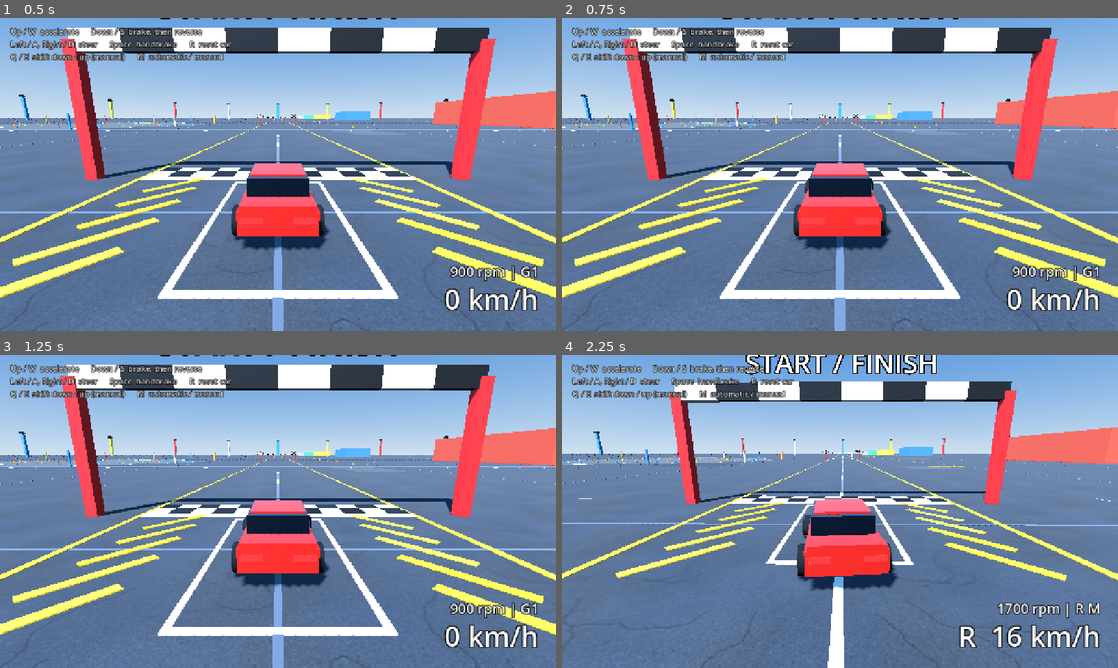
Above: before the commit, frames 1-4 (two rows, left to right).
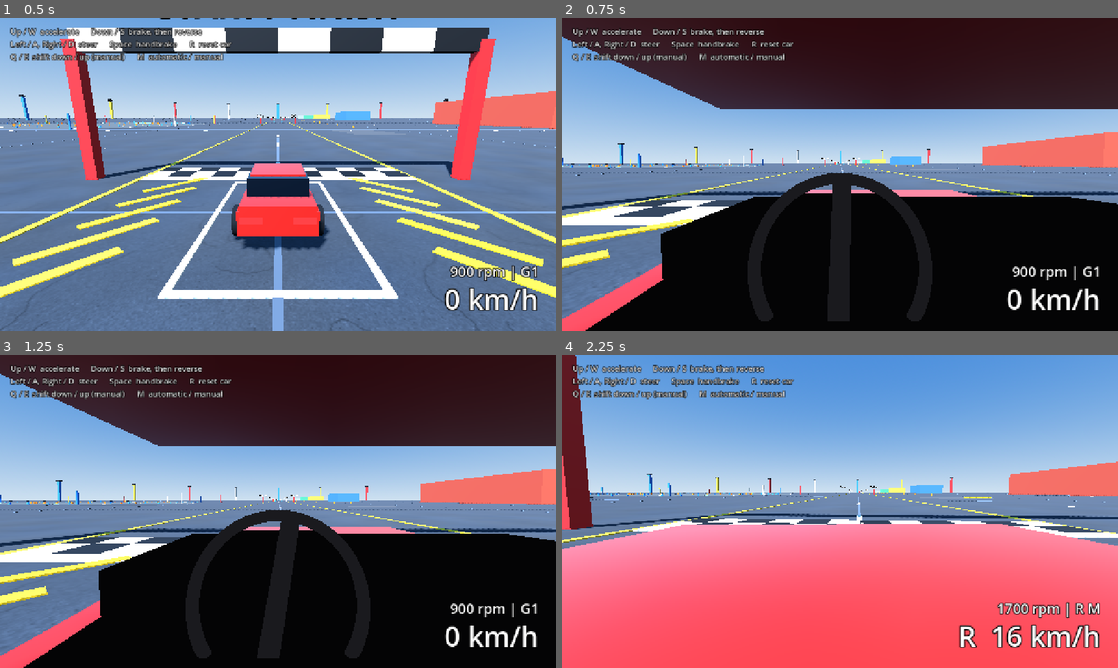
Above: after the commit, the same moments.

Repository: kokosro/factory-driver
Game: Godot game, scene res://scenes/main.tscn
Two runs of this game, one before a commit and one after it. Both use one fixed random seed, a clock stepped at 60 frames per second and the inputs below.
Inputs:
- Up to frame 1 (0.5 s): no input
- Up to frame 2 (0.75 s): tap Enter at 0.5 s; hold Right (steer_right) from 0.53 s (still down); tap C (camera_cycle) at 0.6 s
- Up to frame 3 (1.25 s): keep holding Right (steer_right)
- Up to frame 4 (2.25 s): tap R (reset_car) at 1.25 s; release Right (steer_right) at 1.28 s; hold Down (brake) 1.28-2.03 s; tap C (camera_cycle) at 1.35 s; hold Right (steer_right) from 2.03 s (still down); tap M (toggle_gearbox) at 2.1 s

Frame 1 is identical in both runs. In frame 2, 89% of the frame differs, in the area x 0-100%, y 0-100%; in frame 3, 89%; in frame 4, 91%.

Commit message:
Camera: cockpit, front and overhead views cycled with C, cockpit dashboard from primitives

Diff:
--- a/scripts/chase_camera.gd
+++ b/scripts/chase_camera.gd
@@ -1,7 +1,13 @@
 extends Camera3D
-## Third-person chase camera. Swings in behind the car's heading and trails its
-## position with a little lag, so the car visibly moves against the frame when
-## it accelerates, brakes or turns.
+## The game's one camera. Starts as a third-person chase camera that swings in
+## behind the car's heading and trails its position with a little lag, so the
+## car visibly moves against the frame when it accelerates, brakes or turns.
+## The camera_cycle action steps through the other views: cockpit, front
+## (bonnet) and overhead, then back to chase.
+
+enum Mode { CHASE, COCKPIT, FRONT, OVERHEAD }
+
+const MODE_NAMES: Array[String] = ["chase", "cockpit", "front", "overhead"]
 
 # --- Tuning ------------------------------------------------------------------
 
@@ -26,9 +32,92 @@
 const FOV_AT_REST := 65.0
 const FOV_AT_MAX_SPEED := 82.0
 
+# --- Modes -------------------------------------------------------------------
+# Offsets are in the car's own space: origin on the ground under the middle of
+# the car, nose towards -Z, +X to the driver's right, +Y up. Cockpit and front
+# are fixed rigidly to the car, with no lag.
+
+## Cockpit: the driver's eye, inside the cabin box on the left-hand seat [m].
+## The cabin's walls face outwards, so from in here they are not drawn; the
+## bonnet ahead and the roof above are.
+const COCKPIT_EYE := Vector3(-0.32, 1.12, 0.1)
+
+## Cockpit: downward tilt of the view [degrees].
+const COCKPIT_PITCH_DEG := 3.0
+
+## Cockpit: field of view at standstill and at top speed [degrees].
+const COCKPIT_FOV_AT_REST := 72.0
+const COCKPIT_FOV_AT_MAX_SPEED := 84.0
+
+## Cockpit: near clip plane [m], close enough to keep the steering wheel whole.
+const COCKPIT_NEAR := 0.03
+
+## Cockpit dashboard silhouette: centre and size of the panel across the base
+## of the windscreen [m] ...
+const DASH_PANEL_CENTRE := Vector3(0.0, 0.91, -0.6)
+const DASH_PANEL_SIZE := Vector3(1.4, 0.12, 0.5)
+
+## ... the instrument cowl on top of it, in front of the driver [m] ...
+const DASH_COWL_CENTRE := Vector3(-0.32, 0.995, -0.5)
+const DASH_COWL_SIZE := Vector3(0.36, 0.05, 0.2)
+
+## ... a dark floor over the cabin's footprint, so a glance down does not show
+## the top of the painted body [m] ...
+const DASH_FLOOR_CENTRE := Vector3(0.0, 0.86, 0.25)
+const DASH_FLOOR_SIZE := Vector3(1.4, 0.02, 1.9)
+
+## ... and the steering wheel: hub position, rim radius, rim thickness [m], how
+## far the wheel leans back from upright, and how far it turns at full lock
+## [degrees].
+const WHEEL_CENTRE := Vector3(-0.32, 0.95, -0.27)
+const WHEEL_RADIUS := 0.16
+const WHEEL_RIM_THICKNESS := 0.022
+const WHEEL_LEAN_DEG := 20.0
+const WHEEL_LOCK_DEG := 100.0
+
+const DASH_COLOR := Color(0.035, 0.035, 0.04, 1)
+const WHEEL_COLOR := Color(0.1, 0.1, 0.11, 1)
+
+## Front: on the bonnet, far enough back that its leading edge is in shot [m].
+const FRONT_EYE := Vector3(0.0, 1.0, -1.0)
+
+## Front: downward tilt of the view [degrees].
+const FRONT_PITCH_DEG := 5.0
+
+## Front: field of view at standstill and at top speed [degrees].
+const FRONT_FOV_AT_REST := 70.0
+const FRONT_FOV_AT_MAX_SPEED := 86.0
+
+## Overhead: straight down, north (-Z, the way the tests run) always up the
+## screen. The view does not turn with the car, so spins stay readable and the
+## ground holds still for parking. Height above the car at standstill and at
+## top speed [m]: low for placing the car in a box, high to see ahead.
+const OVERHEAD_HEIGHT_AT_REST := 26.0
+const OVERHEAD_HEIGHT_AT_MAX_SPEED := 40.0
+
+## Overhead: field of view [degrees].
+const OVERHEAD_FOV := 55.0
+
+## Overhead: the view centres on where the car will be in this many seconds ...
+const OVERHEAD_LEAD_TIME := 0.25
+
+## ... and how quickly that lead and the height follow the car's speed [1/s].
+const OVERHEAD_FOLLOW_RATE := 3.0
+
+## Overhead: screen-right is +X, screen-up is -Z, and the camera looks down -Y.
+const OVERHEAD_BASIS := Basis(Vector3(1, 0, 0), Vector3(0, 0, -1), Vector3(0, 1, 0))
+
 @export var target: ArcadeCar
 
+## The active view. Change it with set_mode() or cycle_mode().
+var mode := Mode.CHASE
+
 var _yaw := 0.0
+var _default_near := 0.05
+var _overhead_lead := Vector3.ZERO
+var _overhead_height := OVERHEAD_HEIGHT_AT_REST
+var _dashboard: Node3D
+var _steering_wheel: Node3D
 
 
 func _ready() -> void:
@@ -36,16 +125,70 @@
 	# transform, so engine physics interpolation must stay out of its way.
 	physics_interpolation_mode = Node.PHYSICS_INTERPOLATION_MODE_OFF
 	top_level = true
+	_default_near = near
 	if target:
-		_yaw = target.global_rotation.y
-		global_position = _ideal_position(target.global_position)
-		_aim_at(target.global_position)
+		_build_dashboard()
+		set_mode(Mode.CHASE)
+
+
+func _physics_process(_delta: float) -> void:
+	# Polled here, like the car's own keys.
+	if Input.is_action_just_pressed("camera_cycle"):
+		cycle_mode()
 
 
 func _process(delta: float) -> void:
 	if not target:
 		return
 	var target_xform := target.get_global_transform_interpolated()
+	match mode:
+		Mode.CHASE:
+			_update_chase(target_xform, delta)
+		Mode.COCKPIT:
+			_update_cockpit(target_xform)
+		Mode.FRONT:
+			_update_front(target_xform)
+		Mode.OVERHEAD:
+			_update_overhead(target_xform, delta)
+
+
+## Name of the active view: "chase", "cockpit", "front" or "overhead".
+func mode_name() -> String:
+	return MODE_NAMES[mode]
+
+
+## Steps to the next view, wrapping back to chase after the last.
+func cycle_mode() -> void:
+	set_mode(((mode + 1) % Mode.size()) as Mode)
+
+
+## Cuts straight to a view, placing the camera where that view wants it now.
+func set_mode(new_mode: Mode) -> void:
+	mode = new_mode
+	near = COCKPIT_NEAR if mode == Mode.COCKPIT else _default_near
+	if _dashboard:
+		_dashboard.visible = mode == Mode.COCKPIT
+	if not target:
+		return
+	var target_xform := target.global_transform
+	match mode:
+		Mode.CHASE:
+			_yaw = target.global_rotation.y
+			global_position = _ideal_position(target_xform.origin)
+			_update_chase(target_xform, 0.0)
+		Mode.COCKPIT:
+			_update_cockpit(target_xform)
+		Mode.FRONT:
+			_update_front(target_xform)
+		Mode.OVERHEAD:
+			_overhead_lead = _overhead_lead_target()
+			_overhead_height = _overhead_height_target()
+			_update_overhead(target_xform, 0.0)
+
+
+# --- Chase ---------------------------------------------------------------------
+
+func _update_chase(target_xform: Transform3D, delta: float) -> void:
 	var target_yaw := target_xform.basis.get_euler().y
 
 	_yaw = lerp_angle(_yaw, target_yaw, 1.0 - exp(-YAW_FOLLOW_RATE * delta))
@@ -64,3 +207,93 @@
 
 func _aim_at(target_position: Vector3) -> void:
 	look_at(target_position + Vector3.UP * LOOK_AT_HEIGHT, Vector3.UP)
+
+
+# --- Cockpit and front -----------------------------------------------------------
+
+func _update_cockpit(target_xform: Transform3D) -> void:
+	_mount(target_xform, COCKPIT_EYE, COCKPIT_PITCH_DEG)
+	fov = lerpf(COCKPIT_FOV_AT_REST, COCKPIT_FOV_AT_MAX_SPEED, target.speed_ratio)
+	_steering_wheel.rotation.y = target.steer * deg_to_rad(WHEEL_LOCK_DEG)
+
+
+func _update_front(target_xform: Transform3D) -> void:
+	_mount(target_xform, FRONT_EYE, FRONT_PITCH_DEG)
+	fov = lerpf(FRONT_FOV_AT_REST, FRONT_FOV_AT_MAX_SPEED, target.speed_ratio)
+
+
+## Fixes the camera to the car at `eye` (car space), looking along the nose and
+## tilted down by `pitch_deg`.
+func _mount(target_xform: Transform3D, eye: Vector3, pitch_deg: float) -> void:
+	var view := target_xform.basis.orthonormalized() * Basis(Vector3.RIGHT, -deg_to_rad(pitch_deg))
+	global_transform = Transform3D(view, target_xform * eye)
+
+
+## The cockpit's dashboard: a dark panel, an instrument cowl, a floor and a
+## steering wheel, all primitives. It rides on the car and only shows in the cockpit view.
+func _build_dashboard() -> void:
+	var dash_material := StandardMaterial3D.new()
+	dash_material.albedo_color = DASH_COLOR
+	dash_material.shading_mode = BaseMaterial3D.SHADING_MODE_UNSHADED
+	var wheel_material := StandardMaterial3D.new()
+	wheel_material.albedo_color = WHEEL_COLOR
+	wheel_material.shading_mode = BaseMaterial3D.SHADING_MODE_UNSHADED
+
+	_dashboard = Node3D.new()
+	_dashboard.name = "CockpitDashboard"
+	_dashboard.visible = false
+	target.add_child(_dashboard)
+	_add_dash_box(DASH_PANEL_CENTRE, DASH_PANEL_SIZE, dash_material)
+	_add_dash_box(DASH_COWL_CENTRE, DASH_COWL_SIZE, dash_material)
+	_add_dash_box(DASH_FLOOR_CENTRE, DASH_FLOOR_SIZE, dash_material)
+
+	# The column points back and up at the driver; the wheel turns about it.
+	var column := Node3D.new()
+	column.position = WHEEL_CENTRE
+	column.rotation.x = deg_to_rad(90.0 - WHEEL_LEAN_DEG)
+	_dashboard.add_child(column)
+	_steering_wheel = Node3D.new()
+	column.add_child(_steering_wheel)
+	var rim_mesh := TorusMesh.new()
+	rim_mesh.inner_radius = WHEEL_RADIUS - WHEEL_RIM_THICKNESS
+	rim_mesh.outer_radius = WHEEL_RADIUS
+	rim_mesh.material = wheel_material
+	_add_part(_steering_wheel, rim_mesh, Vector3.ZERO)
+	var spoke_mesh := BoxMesh.new()
+	spoke_mesh.size = Vector3(WHEEL_RADIUS * 2.0 - WHEEL_RIM_THICKNESS, WHEEL_RIM_THICKNESS, WHEEL_RIM_THICKNESS * 1.6)
+	spoke_mesh.material = wheel_material
+	_add_part(_steering_wheel, spoke_mesh, Vector3.ZERO)
+
+
+func _add_dash_box(centre: Vector3, size: Vector3, material: Material) -> void:
+	var mesh := BoxMesh.new()
+	mesh.size = size
+	mesh.material = material
+	_add_part(_dashboard, mesh, centre)
+
+
+func _add_part(parent: Node3D, mesh: Mesh, at: Vector3) -> void:
+	var part := MeshInstance3D.new()
+	part.mesh = mesh
+	part.position = at
+	part.cast_shadow = GeometryInstance3D.SHADOW_CASTING_SETTING_OFF
+	parent.add_child(part)
+
+
+# --- Overhead --------------------------------------------------------------------
+
+func _update_overhead(target_xform: Transform3D, delta: float) -> void:
+	var blend := 1.0 - exp(-OVERHEAD_FOLLOW_RATE * delta)
+	_overhead_lead = _overhead_lead.lerp(_overhead_lead_target(), blend)
+	_overhead_height = lerpf(_overhead_height, _overhead_height_target(), blend)
+	var centre := target_xform.origin + _overhead_lead
+	global_transform = Transform3D(OVERHEAD_BASIS, centre + Vector3.UP * _overhead_height)
+	fov = OVERHEAD_FOV
+
+
+func _overhead_lead_target() -> Vector3:
+	return Vector3(target.velocity.x, 0.0, target.velocity.z) * OVERHEAD_LEAD_TIME
+
+
+func _overhead_height_target() -> float:
+	return lerpf(OVERHEAD_HEIGHT_AT_REST, OVERHEAD_HEIGHT_AT_MAX_SPEED, target.speed_ratio)
